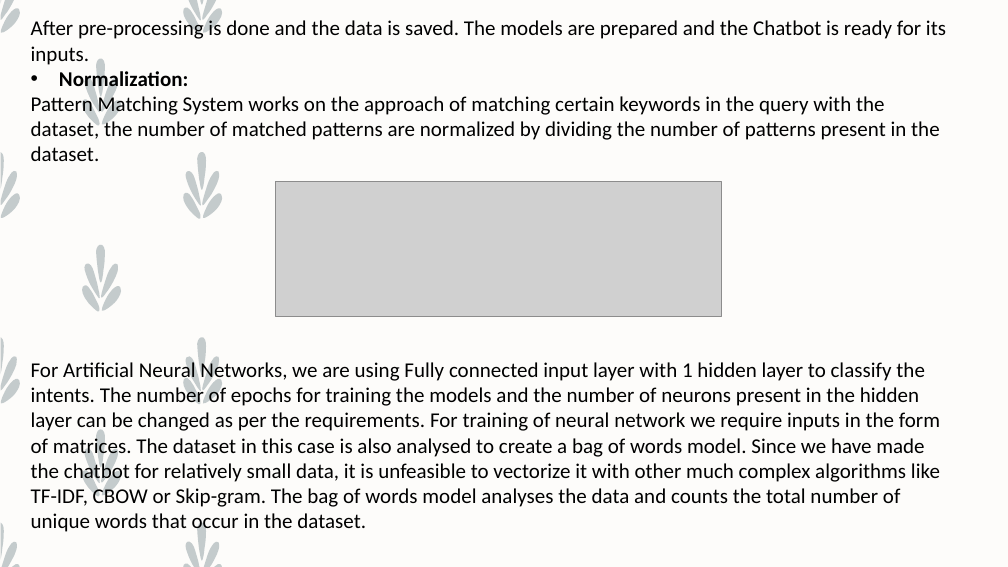
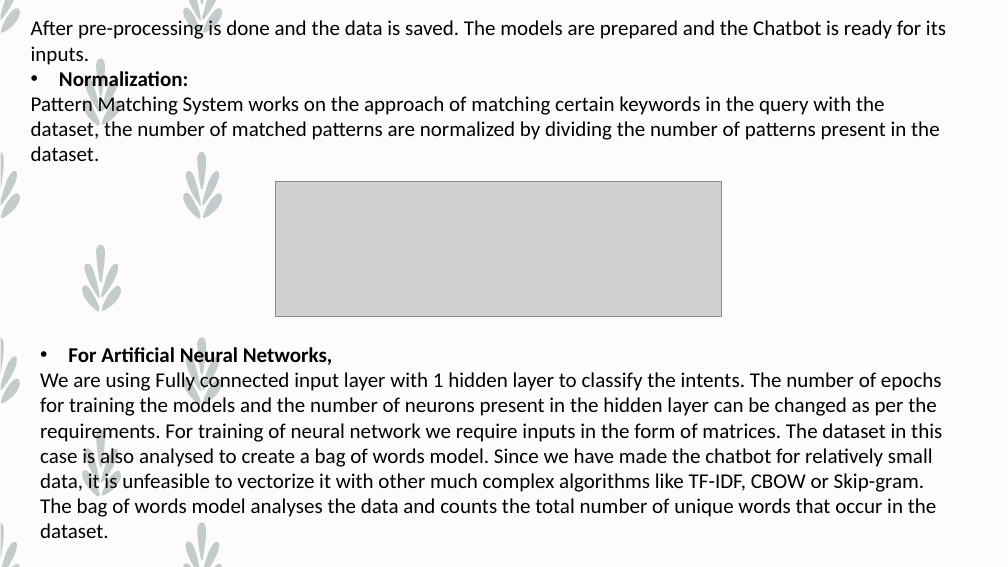
Before and after one commit to Graviton5/Minor-Project, a slide deck: slide 11 of Chatbot/Presentation Data/Final Presentation.pptx. Drawn at 1008x567 pixels with LibreOffice and Linux fonts; fonts in the diff are those of the drawing; grey boxes stand for pictures. Boxes give left, top, right and bottom in pixels: in the first picture for what was removed or moved away, otherwise in the second. Text is boxed around its words. In the diff, an @@ line names an element or a change of style, - is before the commit and + after.

```diff
--- a/Chatbot/Presentation Data/Final Presentation.pptx
+++ b/Chatbot/Presentation Data/Final Presentation.pptx
@@ text at [40,347,942,538]: text changed @@
-For Artificial Neural Networks, we are using Fully connected input layer with 1 hidden layer to classify the intents. The number of epochs for training the models and the number of neurons present in the hidden layer can be changed as per the requirements. For training of neural network we require inputs in the form of matrices. The dataset in this case is also analysed to create a bag of words model. Since we have made the chatbot for relatively small data, it is unfeasible to vectorize it with other much complex algorithms like TF-IDF, CBOW or Skip-gram. The bag of words model analyses the data and counts the total number of unique words that occur in the dataset.
+• For Artificial Neural Networks,
+We are using Fully connected input layer with 1 hidden layer to classify the intents. The number of epochs for training the models and the number of neurons present in the hidden layer can be changed as per the requirements. For training of neural network we require inputs in the form of matrices. The dataset in this case is also analysed to create a bag of words model. Since we have made the chatbot for relatively small data, it is unfeasible to vectorize it with other much complex algorithms like TF-IDF, CBOW or Skip-gram. The bag of words model analyses the data and counts the total number of unique words that occur in the dataset.
```
Also in this commit, not shown: 8 other slides changed, 1 slide added, 1 slide removed, 1 other file.
